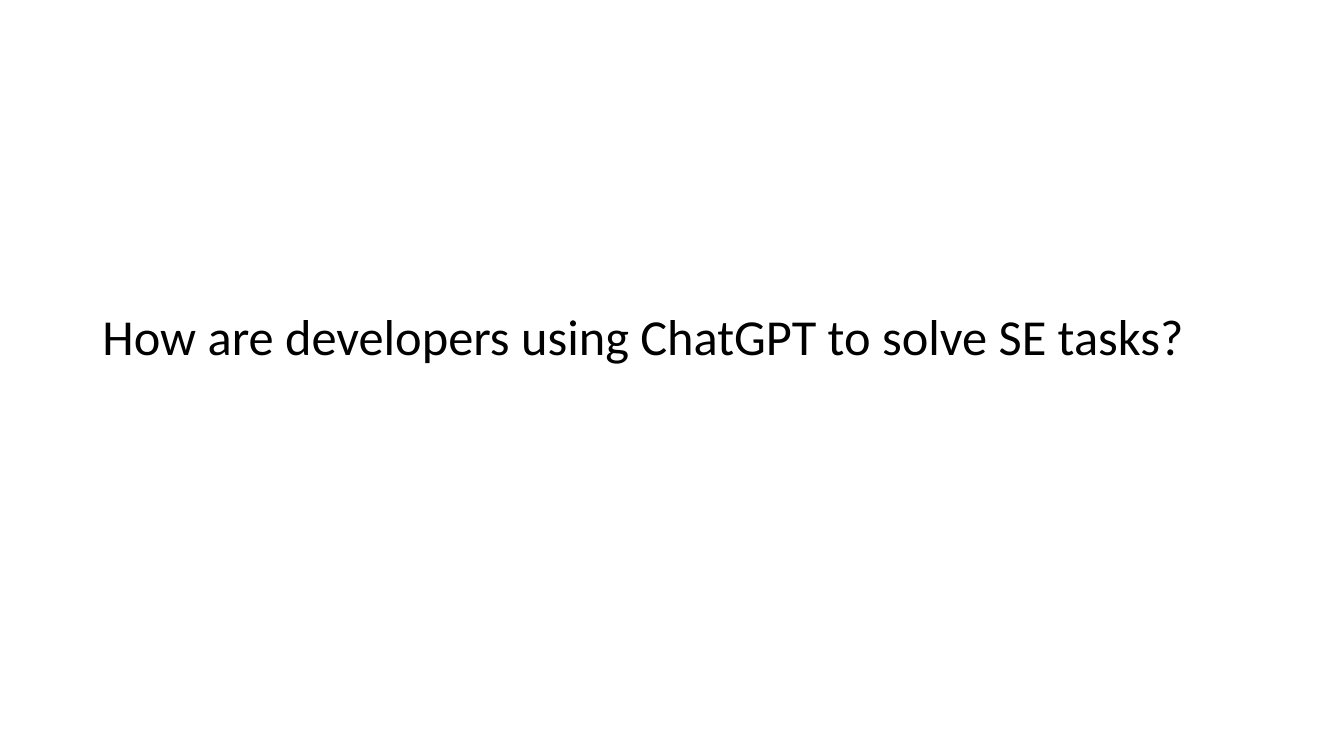
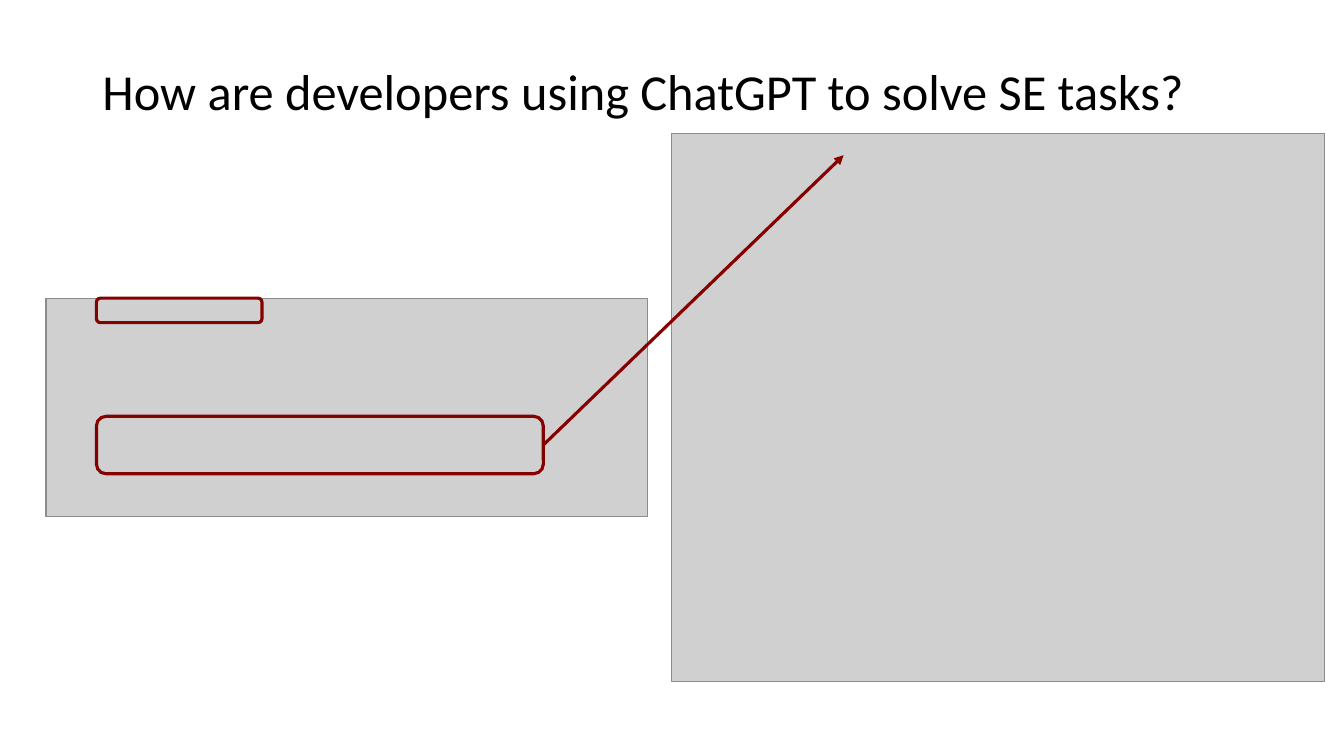
Before and after one commit to johnxu21/johnxu21.github.io, a slide deck: slide 5 of teaching/CS472/Timetable/LLM.pptx. Drawn at 1344x756 pixels with LibreOffice and Linux fonts; fonts in the diff are those of the drawing; grey boxes stand for pictures. Boxes give left, top, right and bottom in pixels: in the first picture for what was removed or moved away, otherwise in the second. Text is boxed around its words. In the diff, an @@ line names an element or a change of style, - is before the commit and + after.

```diff
--- a/teaching/CS472/Timetable/LLM.pptx
+++ b/teaching/CS472/Timetable/LLM.pptx
@@ text "How are developers using ChatGPT ...": place and size @@
-text "How are developers using ChatGPT ..." at (102, 320, 1184, 364)
+text "How are developers using ChatGPT ..." at (102, 75, 1184, 119)
@@ picture added at (673, 133, 1326, 682) @@
@@ arrow added from (543, 446) to (844, 155), #860000 2.25 pt @@
@@ picture added at (46, 298, 648, 517) @@
@@ rounded rectangle added at (97, 298, 262, 323), outline #860000 2.25 pt @@
@@ rounded rectangle added at (97, 416, 543, 474), outline #860000 2.25 pt @@
```
Also in this commit, not shown: 1 other slide changed, 3 other files.
